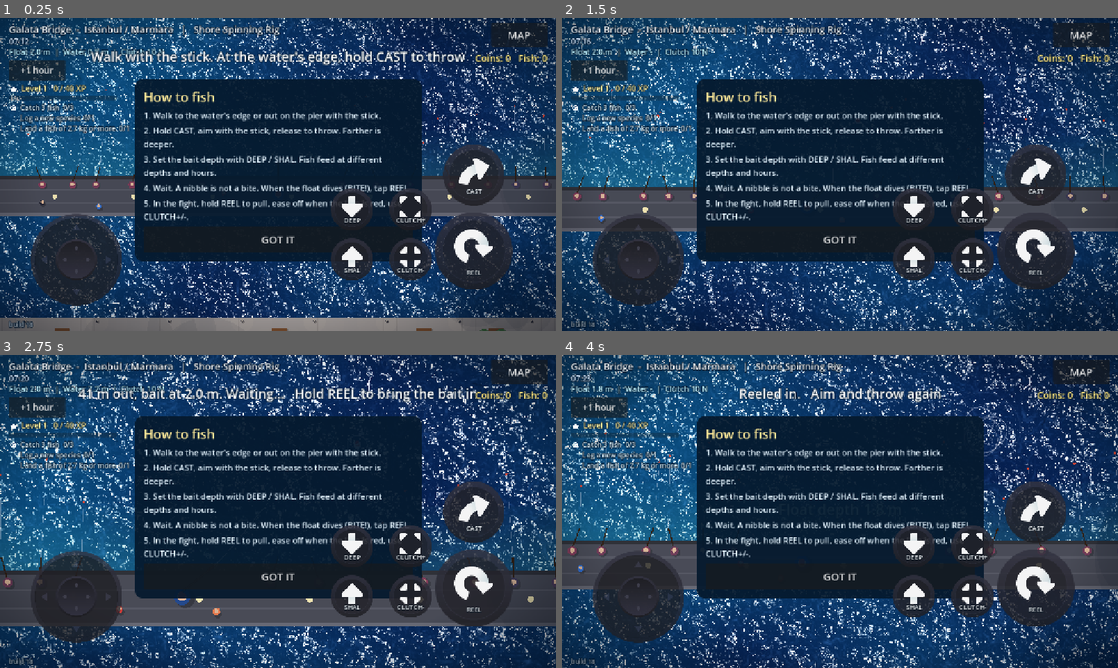
Above: before the commit, frames 1-4 (two rows, left to right).
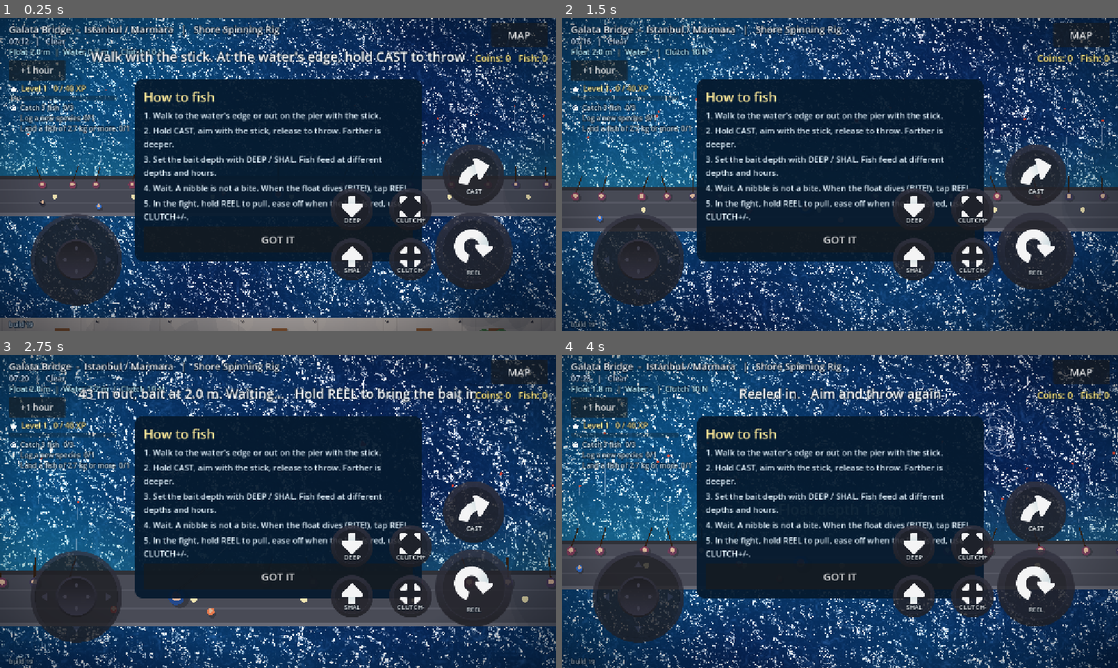
Above: after the commit, the same moments.

Repository: nextlevelcorp/godot_fishing_rpg
Game: Godot game, scene res://shore_fishing.tscn
The game is run twice, just before and just after one commit, with the same random seed, the same clock (stepped at 60 frames per second) and the same inputs. This scene is started directly instead of the project's main scene.
Inputs (mouse positions are in pixels of both pictures, inside the frame that each line leads up to):
- Up to frame 1 (0.25 s): no input
- Up to frame 2 (1.5 s): tap Enter at 0.5 s; move the mouse to (962, 158) at 0.52 s; hold D (steer_right) 0.53-1.25 s; hold C (cast) 0.53-1.25 s; tap X (anchor) at 0.6 s; click (962, 158) at 0.67 s; drag from (728, 190) to (812, 237) at 1.27 s
- Up to frame 3 (2.75 s): move the mouse to (333, 442) at 2.02 s; hold D (steer_right) from 2.03 s (still down); hold C (cast) from 2.03 s (still down); tap X (anchor) at 2.1 s; click (333, 442) at 2.17 s
- Up to frame 4 (4 s): release D (steer_right) at 2.75 s; release C (cast) at 2.75 s; drag from (812, 574) to (673, 464) at 2.77 s; move the mouse to (1006, 558) at 3.52 s; hold A (steer_left) from 3.53 s (still down); hold C (cast) from 3.53 s (still down); tap Q (bait_shallower) at 3.6 s; click (1006, 558) at 3.67 s

The runs differ from the first frame. In frame 1, less than 0.1% of the frame differs, in the area x 5-82%, y 6-99%; in frame 2, 15%; in frame 3, 16%, in the area x 0-100%, y 0-100%; in frame 4, 14%.

Commit message:
feat: weather per outing - overcast, light rain, windy (build 19)
Design: GAME_DESIGN.md Weather

Co-Authored-By: Claude Sonnet 5.5 <noreply@anthropic.com>
Claude-Session: https://claude.ai/code/session_01HLtjWBZvxzhjVtsJywwULp

Diff:
--- a/game_session.gd
+++ b/game_session.gd
@@ -11,7 +11,7 @@
 
 ## Shown on screen so a player can tell a fresh deploy from a page the browser cached.
 ## Bump it with every build that changes behaviour.
-const BUILD := "build 18"
+const BUILD := "build 19"
 const SAVE_PATH := "user://save.cfg"
 const SAVE_VERSION := 1
 const START_RIG := "shore_spinning_rig"
--- a/shore_fishing.gd
+++ b/shore_fishing.gd
@@ -63,6 +63,8 @@
 var _goal_labels: Array[Label] = []
 var _summary: PanelContainer
 var _hud_root: Control
+var _weather: WeatherFx
+var _weather_kind := "clear"
 var _tip_pos := Vector2.ZERO
 var _time := 0.0
 
@@ -170,7 +172,8 @@
 	_has_pier = _spot["kind"] != "bridge"
 	_pier_x = 900.0 if hash(GameSession.spot_id) % 2 == 0 else -900.0
 	_build_walkable()
-	_wind = Vector2(_rng.randf_range(-60.0, 60.0), _rng.randf_range(-15.0, 15.0))
+	_weather_kind = WeatherFx.roll(_rng)
+	_wind = Vector2(_rng.randf_range(-60.0, 60.0), _rng.randf_range(-15.0, 15.0)) * float(WeatherFx.KINDS[_weather_kind]["wind"])
 	_current = Vector2(_rng.randf_range(-14.0, 14.0), _rng.randf_range(-4.0, 4.0))
 	_cast_seen = int(TouchControls.presses.get(&"cast", 0))
 	_reel_seen = int(TouchControls.presses.get(&"reel_in", 0))
@@ -331,6 +334,9 @@
 	ui.mouse_filter = Control.MOUSE_FILTER_IGNORE
 	layer.add_child(ui)
 	_hud_root = ui
+	_weather = WeatherFx.new()
+	_weather.setup(_weather_kind)
+	ui.add_child(_weather)
 
 	_spot_label = _make_label(ui, 22, Color.WHITE)
 	_spot_label.position = Vector2(20.0, 10.0)
@@ -760,7 +766,7 @@
 	for id: String in _spot["species"]:
 		base += 1.0 / sqrt(float(BiomeDB.get_species(id)["base_price"]))
 		now += _species_weight(id)
-	return clampf(now / maxf(base, 0.0001), 0.15, 2.0)
+	return clampf(now / maxf(base, 0.0001) * float(WeatherFx.KINDS[_weather_kind]["activity"]), 0.15, 2.0)
 
 
 func _crowd_pos(a: Dictionary) -> Vector2:
@@ -1360,7 +1366,7 @@
 	_fight_view.tint = _tint.color
 	_fight_view.daylight = _world.daylight
 	_water.set_daylight(_world.daylight)
-	_clock_label.text = _world.clock_text()
+	_clock_label.text = "%s   |   %s" % [_world.clock_text(), _weather.label()]
 	var probe := _bobber_pos if (_state == State.WAIT or _state == State.BITE) else (_pred_landing if _state == State.CHARGE else _hand + _facing * 60.0)
 	var water := _water_depth(probe)
 	_depth_label.text = "Float %.1f m  |  Water %s  |  Clutch %.0f N" % [_bait_depth, ("%.1f m" % water) if water > 0.0 else "-", _fishing.drag_setting_n]
--- /dev/null
+++ b/weather_fx.gd
@@ -0,0 +1,95 @@
+## Weather for one outing: picks a kind, changes how active the fish are and how hard the wind blows,
+## and draws rain and a grey tint over the scene. Sits under the HUD.
+## Effects are game-design fill, loosely based on common angling lore (low light and light rain often
+## make fish feed; strong wind and downpours make bites harder to read). Tune them in KINDS.
+## Motion follows Nature of Code: each raindrop is a particle under gravity plus wind, and gusts come
+## from Perlin noise.
+class_name WeatherFx
+extends Control
+
+## weight: chance to roll. activity: multiplier on fish activity. wind: multiplier on the wind force.
+## rain: drops per second. dark: alpha of the grey tint.
+const KINDS := {
+	"clear": {"label": "Clear", "weight": 45.0, "activity": 1.0, "wind": 1.0, "rain": 0.0, "dark": 0.0},
+	"overcast": {"label": "Overcast", "weight": 25.0, "activity": 1.15, "wind": 1.0, "rain": 0.0, "dark": 0.14},
+	"drizzle": {"label": "Light rain", "weight": 15.0, "activity": 1.25, "wind": 1.1, "rain": 70.0, "dark": 0.20},
+	"windy": {"label": "Windy", "weight": 15.0, "activity": 0.9, "wind": 2.2, "rain": 0.0, "dark": 0.06},
+}
+const MAX_DROPS := 160
+const GRAVITY := 900.0
+
+var kind := "clear"
+var _drops: Array[Noc.Particle] = []
+var _noise := FastNoiseLite.new()
+var _time := 0.0
+var _spawn_acc := 0.0
+var _gust := 0.0
+
+
+## Rolls a kind with the given random generator and returns its id.
+static func roll(rng: RandomNumberGenerator) -> String:
+	var total := 0.0
+	for k: String in KINDS:
+		total += float(KINDS[k]["weight"])
+	var pick := rng.randf() * total
+	for k: String in KINDS:
+		pick -= float(KINDS[k]["weight"])
+		if pick <= 0.0:
+			return k
+	return "clear"
+
+
+func setup(kind_id: String) -> void:
+	kind = kind_id if KINDS.has(kind_id) else "clear"
+
+
+func label() -> String:
+	return String(KINDS[kind]["label"])
+
+
+func activity_factor() -> float:
+	return float(KINDS[kind]["activity"])
+
+
+func wind_factor() -> float:
+	return float(KINDS[kind]["wind"])
+
+
+func _ready() -> void:
+	set_anchors_and_offsets_preset(Control.PRESET_FULL_RECT)
+	mouse_filter = Control.MOUSE_FILTER_IGNORE
+	_noise.noise_type = FastNoiseLite.TYPE_PERLIN
+	_noise.frequency = 0.25
+	_noise.seed = randi()
+
+
+func _process(delta: float) -> void:
+	_time += delta
+	_gust = _noise.get_noise_1d(_time) * 140.0 * wind_factor()
+	var rate := float(KINDS[kind]["rain"])
+	if rate > 0.0:
+		_spawn_acc += rate * delta
+		while _spawn_acc >= 1.0 and _drops.size() < MAX_DROPS:
+			_spawn_acc -= 1.0
+			var p := Noc.Particle.new(Vector2(randf_range(-100.0, size.x + 100.0), -10.0), Vector2(_gust * 0.5, 520.0), 0.0, 0.0, 3.0, 1.0, Color(0.8, 0.9, 1.0, 0.45))
+			_drops.append(p)
+		_spawn_acc = minf(_spawn_acc, 1.0)
+	for i in range(_drops.size() - 1, -1, -1):
+		var d := _drops[i]
+		d.vel += Vector2(_gust * 0.8, GRAVITY * 0.4) * delta
+		d.vel = d.vel.limit_length(900.0)
+		d.pos += d.vel * delta
+		d.age += delta
+		if d.pos.y > size.y + 10.0 or d.age > d.life:
+			_drops.remove_at(i)
+	if rate > 0.0 or float(KINDS[kind]["dark"]) > 0.0:
+		queue_redraw()
+
+
+func _draw() -> void:
+	var dark := float(KINDS[kind]["dark"])
+	if dark > 0.0:
+		draw_rect(Rect2(Vector2.ZERO, size), Color(0.10, 0.13, 0.18, dark))
+	for d in _drops:
+		var dir := d.vel.normalized()
+		draw_line(d.pos, d.pos - dir * 16.0, d.color, 1.5)
Not shown, changed: GAME_DESIGN.md
